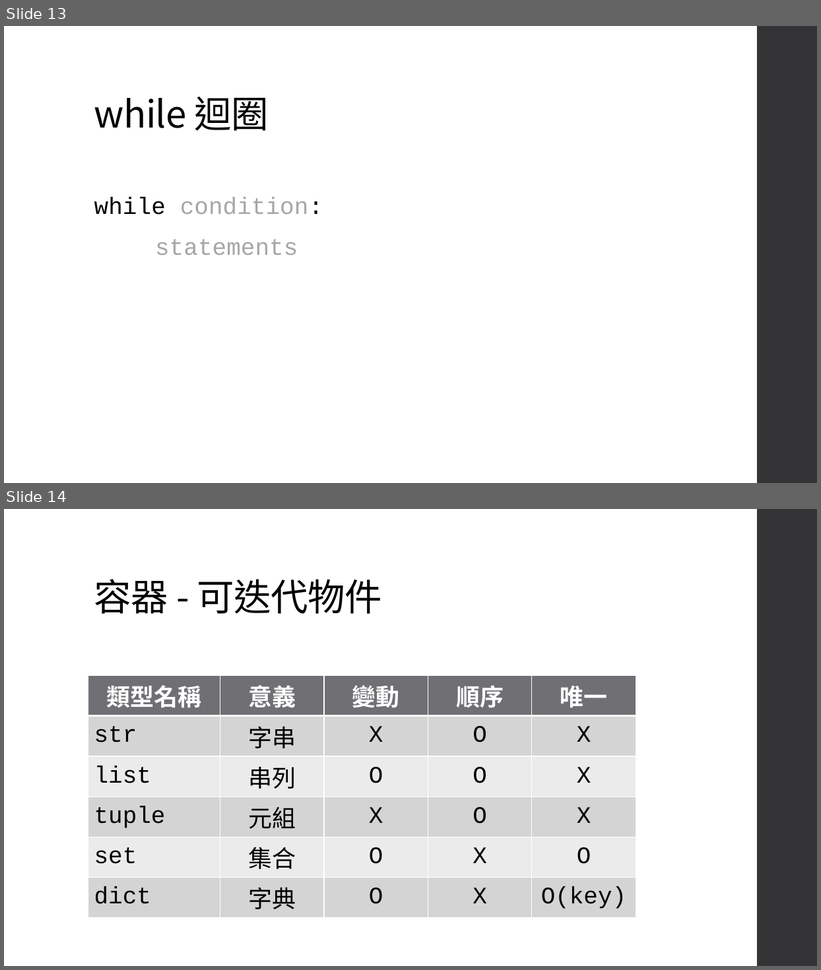
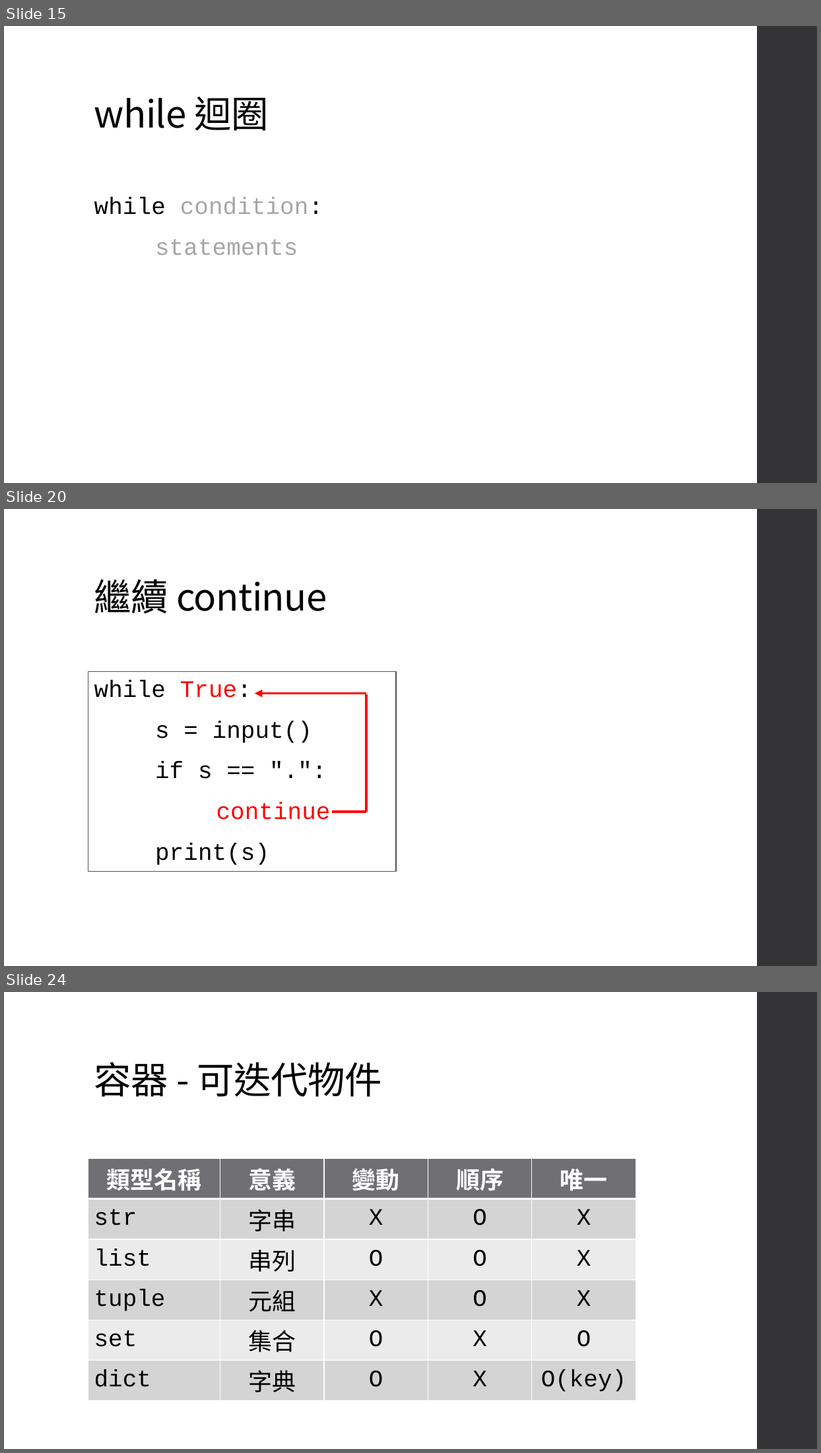
Before and after one commit to an920107/ServiceLearning, a slide deck: Class 5.pptx. Shown one above the other, each under a label of ours: slides 13 and 14 before the commit, slides 15, 20 and 24 after it; the slides between them are not shown. The pictures are 821x970 and 821x1453 pixels, drawn with LibreOffice and Linux fonts; fonts in the diff are those of the drawing. Boxes give left, top, right and bottom in pixels: in the first picture for what was removed or moved away, otherwise in the second. Text is boxed around its words. In the diff, an @@ line names an element or a change of style, - is before the commit and + after.

```diff
--- a/Class 5.pptx
+++ b/Class 5.pptx
@@ slide 20 added at [4,509,817,966], background #FFFFFF; not listed: 1 template element that a slide beside it also shows @@
@@ title added at [94,579,327,614], 44 pt, text #000000 @@
+繼續 continue
@@ rectangle added at [88,672,396,872], outline #525256 1.1 pt @@
@@ text added at [94,681,331,865], 28 pt, text #000000 @@
+while True:
+s = input()
+if s == ".":
+continue
+print(s)
@@ arrow added from (366, 694) to (255, 694), #FF0000 3 pt @@
@@ line added from (366, 694) to (366, 812), #FF0000 3 pt @@
@@ line added from (332, 812) to (366, 812), #FF0000 3 pt @@
@@ what was slide 13 is now slide 15 @@
@@ what was slide 14 is now slide 24 @@
```
Also in this commit, not shown: 1 slide changed, 29 other slides added.
